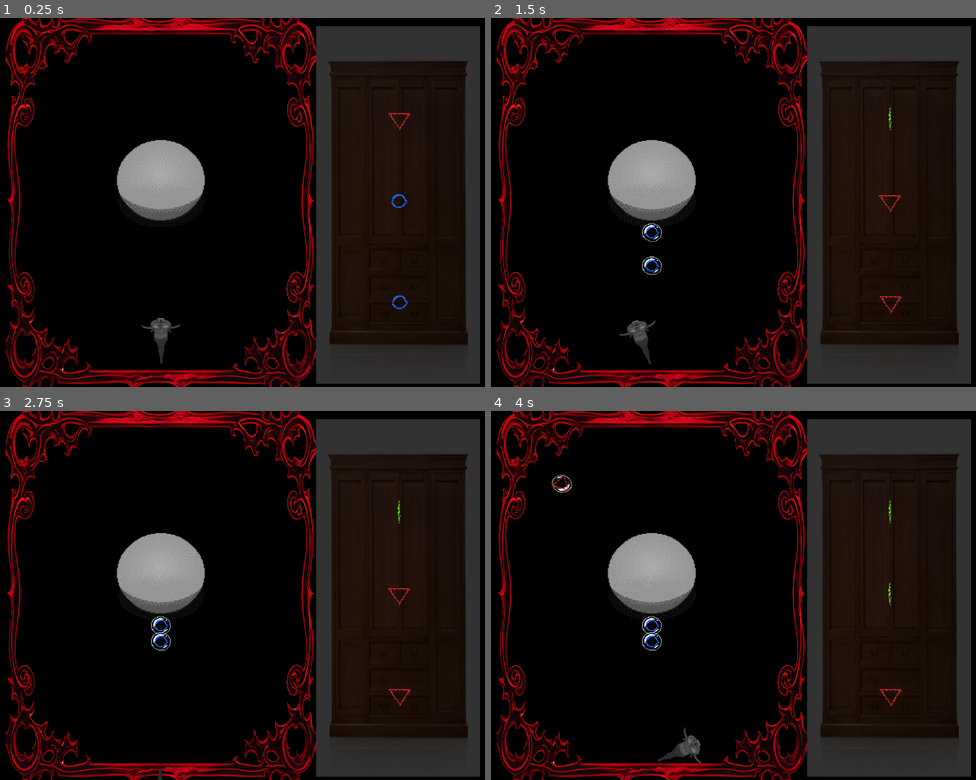
Above: before the commit, frames 1-4 (two rows, left to right).
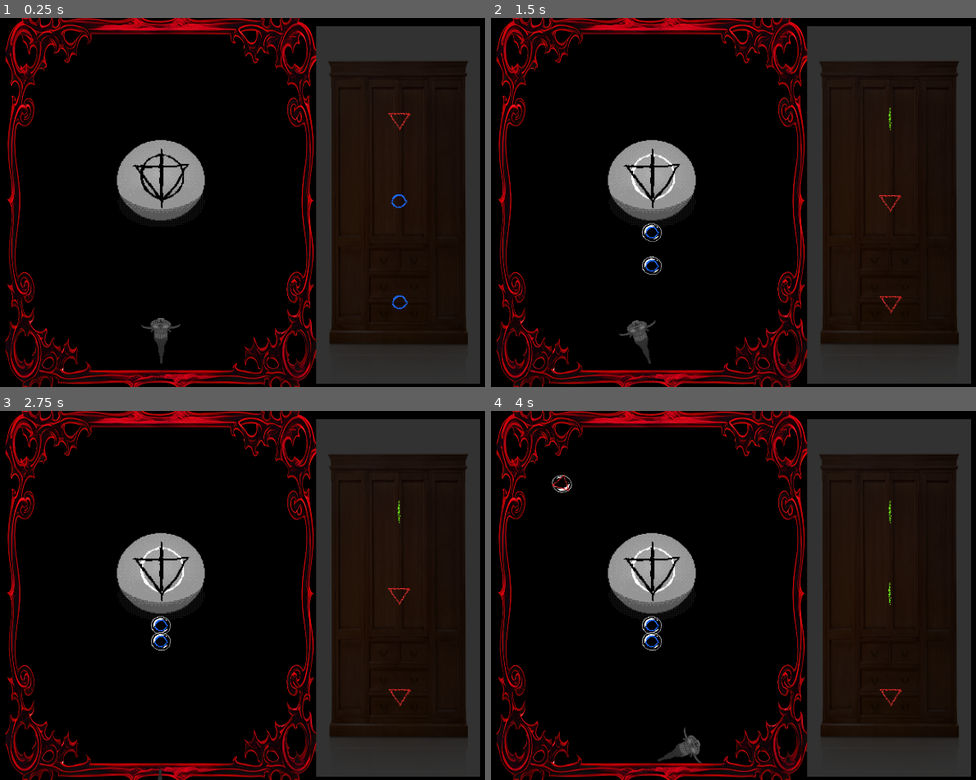
Above: after the commit, the same moments.

Repository: colton-o/bubblemancer
Game: Godot game, scene res://Levels/main.tscn
Same seed, same stepped clock (60 frames per second), same inputs: the game is played once before the commit and once after it.
Inputs (mouse positions are in pixels of both pictures, inside the frame that each line leads up to):
- Up to frame 1 (0.25 s): no input
- Up to frame 2 (1.5 s): tap Enter at 0.5 s; move the mouse to (796, 184) at 0.52 s; click (796, 184) at 0.6 s; tap Space at 1.25 s; move the mouse to (520, 220) at 1.27 s; tap A (x_rot_neg) at 1.35 s
- Up to frame 3 (2.75 s): tap Enter at 2 s; move the mouse to (227, 514) at 2.02 s; hold D (x_rot_pos) from 2.03 s (still down)
- Up to frame 4 (4 s): move the mouse to (617, 669) at 2.77 s; release D (x_rot_pos) at 2.78 s; click (617, 669) at 2.85 s; move the mouse to (849, 650) at 3.52 s; hold A (x_rot_neg) from 3.53 s (still down)

The runs differ from the first frame. In frame 1, 0.5% of the frame differs, in the area x 27-40%, y 35-52%; in frame 2, 0.4%; in frame 3, 0.4%; in frame 4, 0.4%.

Commit message:
seals lighting up

Diff:
--- a/Objects/seal.tscn
+++ b/Objects/seal.tscn
@@ -1,7 +1,14 @@
-[gd_scene load_steps=4 format=3 uid="uid://bai4q0ixrltg4"]
+[gd_scene load_steps=11 format=3 uid="uid://bai4q0ixrltg4"]
 
 [ext_resource type="Script" path="res://Scripts/seal.gd" id="1_lwe4x"]
 [ext_resource type="Texture2D" uid="uid://b87pobwc2y6f6" path="res://Sprites/Seal/seal_base.tga" id="2_0ux6b"]
+[ext_resource type="Texture2D" uid="uid://c0ntaks7sdbao" path="res://Sprites/Seal/seal_rune_circle01.tga" id="3_fu75b"]
+[ext_resource type="Script" path="res://Scripts/rune.gd" id="4_2udhc"]
+[ext_resource type="Texture2D" uid="uid://cwpkklbc1no54" path="res://Sprites/Seal/seal_rune_line01.tga" id="4_hounj"]
+[ext_resource type="Texture2D" uid="uid://d1vqfaaw62c1s" path="res://Sprites/Seal/seal_rune_tri01.tga" id="5_iiwh0"]
+[ext_resource type="Texture2D" uid="uid://c666auxj5strn" path="res://Sprites/Seal/seal_rune_circle01_ACTIVE.tga" id="5_klks8"]
+[ext_resource type="Texture2D" uid="uid://0gbs47xkmsbo" path="res://Sprites/Seal/seal_rune_line01_ACTIVE.tga" id="7_nv6xj"]
+[ext_resource type="Texture2D" uid="uid://bmwdxy7qqumrr" path="res://Sprites/Seal/seal_rune_tri01_ACTIVE.tga" id="9_127hv"]
 
 [sub_resource type="CircleShape2D" id="CircleShape2D_183uq"]
 radius = 128.867
@@ -11,7 +18,28 @@
 collision_layer = 3
 script = ExtResource("1_lwe4x")
 
-[node name="Sprite2D" type="Sprite2D" parent="."]
+[node name="Rune_01" type="Sprite2D" parent="."]
+z_index = 1
+scale = Vector2(2.5, 2.5)
+texture = ExtResource("3_fu75b")
+script = ExtResource("4_2udhc")
+active = ExtResource("5_klks8")
+
+[node name="Rune_02" type="Sprite2D" parent="."]
+z_index = 1
+scale = Vector2(2.5, 2.5)
+texture = ExtResource("4_hounj")
+script = ExtResource("4_2udhc")
+active = ExtResource("7_nv6xj")
+
+[node name="Rune_03" type="Sprite2D" parent="."]
+z_index = 1
+scale = Vector2(2.5, 2.5)
+texture = ExtResource("5_iiwh0")
+script = ExtResource("4_2udhc")
+active = ExtResource("9_127hv")
+
+[node name="Base" type="Sprite2D" parent="."]
 scale = Vector2(2.733, 2.5)
 texture = ExtResource("2_0ux6b")
 
--- a/Scripts/orb.gd
+++ b/Scripts/orb.gd
@@ -29,21 +29,21 @@
 
 		if colName == "walls":
 			velocity = velocity.bounce(collision.get_normal())
-			print("wall")
+
 		elif (collision.get_collider() is Orb):
 			connectedOrbs.append(collision.get_collider())
 			collision.get_collider().connectedOrbs.append(self)
 			velocity = Vector2.ZERO
 			process_mode = 4
 			active = false
-			print("orb")
+
 		elif (collision.get_collider() is Seal):
 			collision.get_collider().connectedOrbs.append(self)
 			collision.get_collider()._testSeal()
 			velocity = Vector2.ZERO
 			process_mode = 4
 			active = false
-			print("seal")
+
 		else:
 			velocity = Vector2.ZERO
 			process_mode = 4
--- /dev/null
+++ b/Scripts/rune.gd
@@ -0,0 +1,6 @@
+extends Sprite2D
+
+@export var active:Texture2D
+
+func activate():
+	set_texture(active)
--- a/Scripts/seal.gd
+++ b/Scripts/seal.gd
@@ -1,7 +1,7 @@
 extends StaticBody2D
 
 class_name Seal
-var requiredRunes: Array[int] = [0,1,0]
+var requiredRunes: Array[int] = [0,1,2]
 
 @export var connectedOrbs = Array([], TYPE_OBJECT, "Node", Orb)
 
@@ -19,19 +19,26 @@
 	var orbsToTest = connectedOrbs
 	var foundOrb
 	var foundOrbLocation
-
+	var index = 0
 	for runeID in requiredRunes:
 		foundOrb = false;
 		for orb in orbsToTest:
+			print("id= ",  orb.runeID)
+			print ("checking", runeID)
 			if orb.runeID == runeID:
+				print("index= ", index)
 				foundOrbLocation = orbsToTest.bsearch(orb)
 				foundOrb = true
+				get_child(index).activate()
 				break
 		if foundOrb:
 			orbsToTest.remove_at(foundOrbLocation)
+
 		else:
+
 			print("Seal Not Broken")
 			return
+
 	_breakSeal()
 	pass
 
